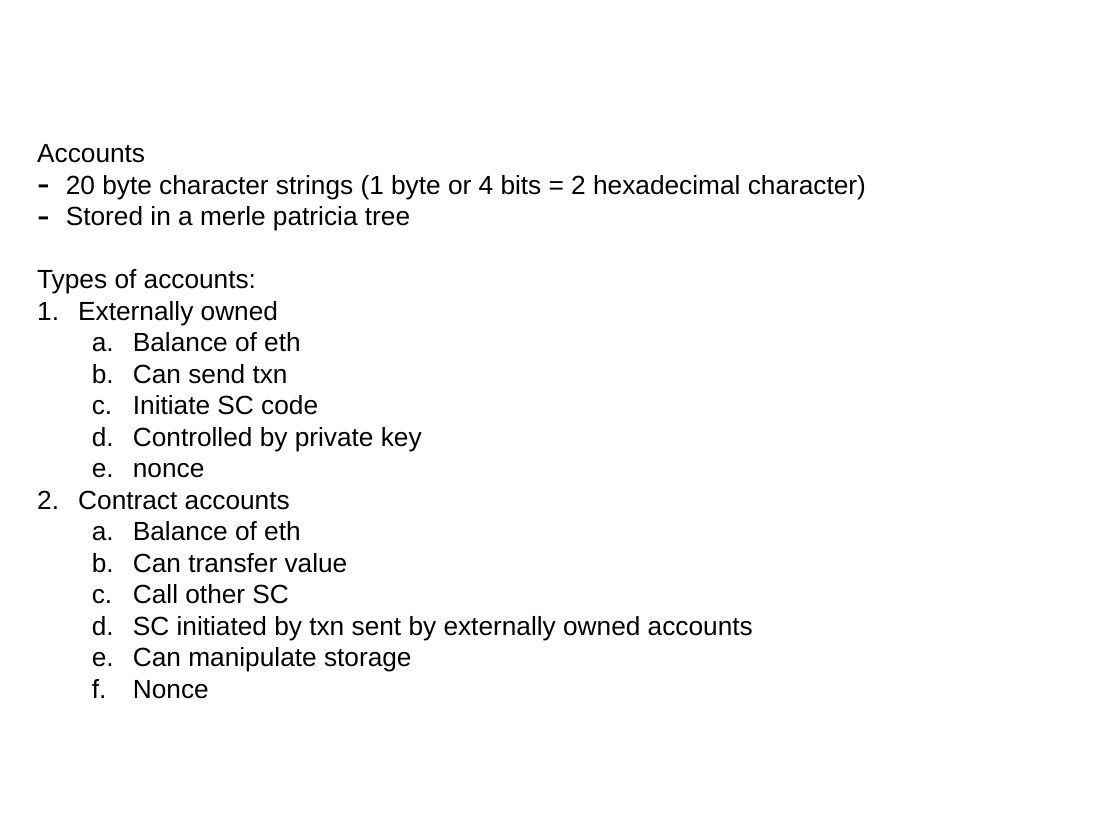
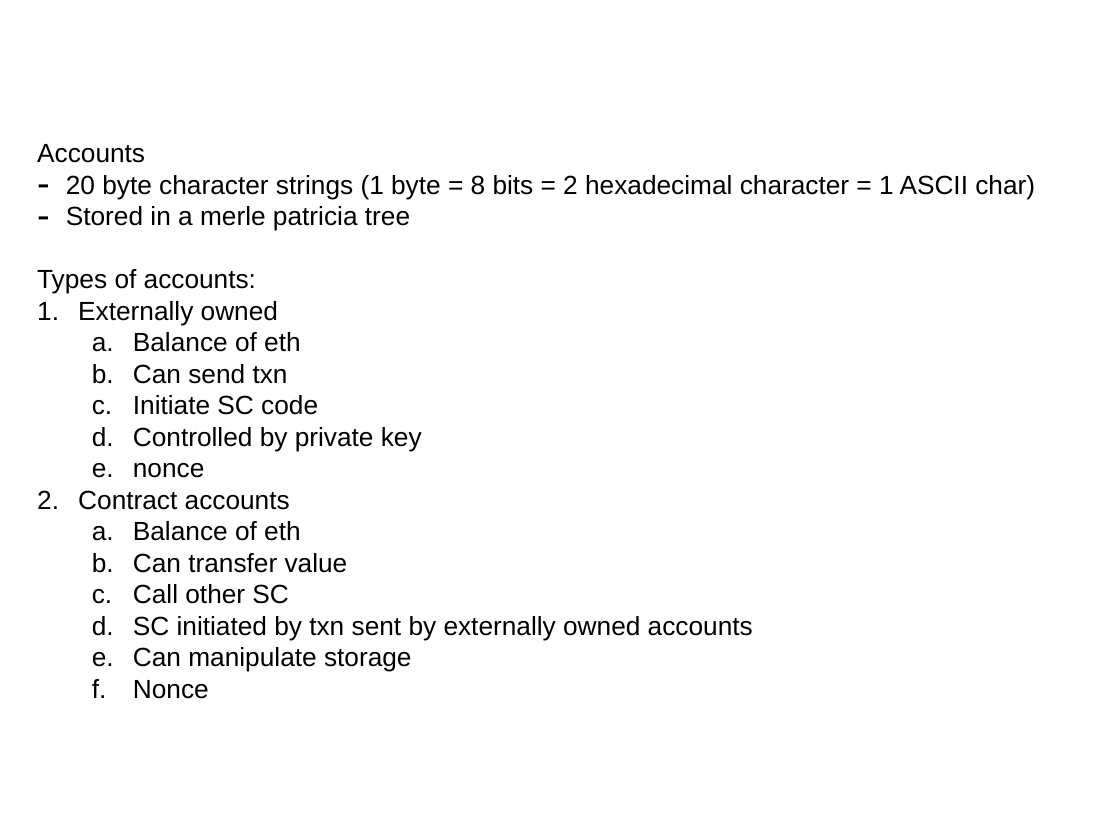
Before and after one commit to STYJ/Ethereum-Demo, a slide deck: slide 2 of Notes/Module 3 - Ethereum Basics.pptx. Drawn at 1120x840 pixels with LibreOffice and Linux fonts; fonts in the diff are those of the drawing. Boxes give left, top, right and bottom in pixels: in the first picture for what was removed or moved away, otherwise in the second. Text is boxed around its words. In the diff, an @@ line names an element or a change of style, - is before the commit and + after.

```diff
--- a/Notes/Module 3 - Ethereum Basics.pptx
+++ b/Notes/Module 3 - Ethereum Basics.pptx
@@ text at (x1=66, y1=175, x2=1035, y2=199): text changed @@
-– 20 byte character strings (1 byte or 4 bits = 2 hexadecimal character)
+– 20 byte character strings (1 byte = 8 bits = 2 hexadecimal character = 1 ASCII char)
```
Also in this commit, not shown: 1 other file.
